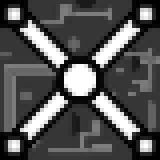
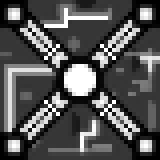
The second w=160, h=160 image is a revision of the first. Changes to its layers:
added layer "Layer #1" above "Layer" over [44, 44, 116, 116]
added layer "Layer" above "tile_level.png" over [4, 0, 160, 156]
